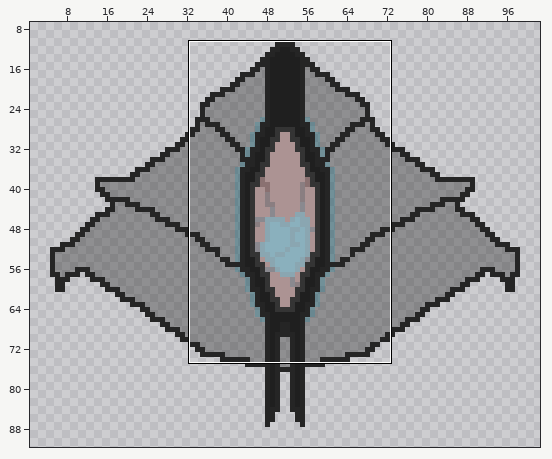
Two states of a pixel-art file, ffegx_sprites/Player Red Core/player_red_core.aseprite. Above, an overview of the earlier version with the close-up marked.
Close-up. Earlier state:
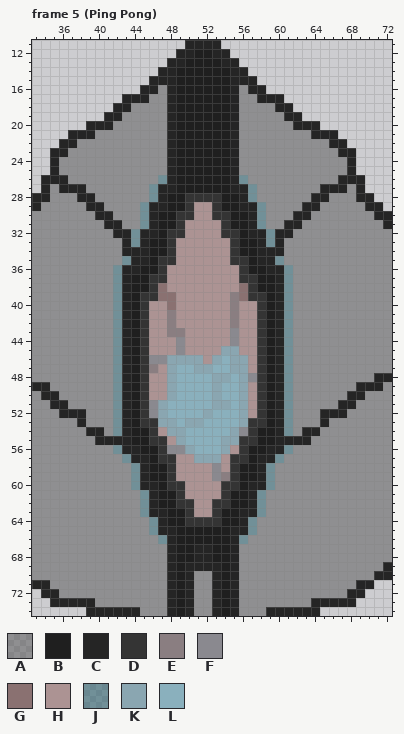
105x130 pixels, 5 frames. Colours within 5 levels of each other are drawn and written as one. Shown: frame 5 (Ping Pong): x 33..72, y 11..74. The wide view leaves out empty margins. The commit also changed other frames or places, which this record leaves out.
Palette (. is transparent): A #0000004d  B #1f1f1f  C #252525  D #343434  E #8a7e81  F #8a898f  G #8a7171  H #ac9393  J #00445372  K #8aa6b1  L #8ab0bd
After the commit:
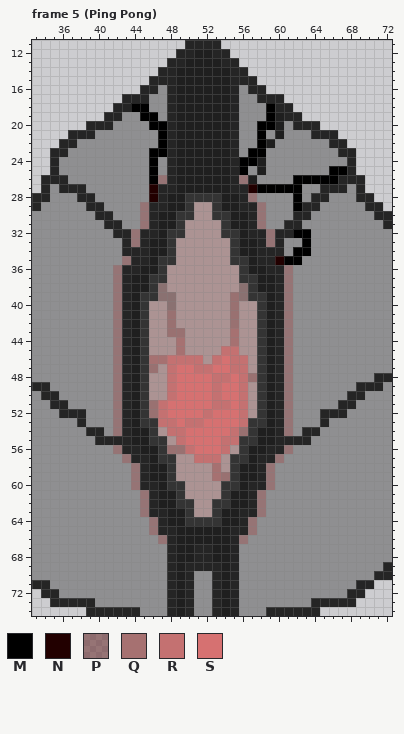
Colours new in this view: M #000000  N #220000  P #4e00006f  Q #a67171  R #c47171  S #d67171
Author's note on the commit: Updated player sprites, readded polarity
Diff:
layer "Group 1/Wires Unmoving" now shown
@@ palette @@
-E #8a7e81
+E #997171
--- frame 5 (Ping Pong), layers "Group 1/Heart", "Group 1/Light", "Group 1/Wires Unmoving"
@@ x 33..72 @@
 17 ..........CCCAACBBBBBBCAACCC............
-18 .........CCAAAACBBBBBBCAAAACC...........
-19 ........CCAAAAACBBBBBBCAAAAACC..........
-20 ......CCCAAAAAACBBBBBBCAAAAAACCC........
-21 ....CCCAAAAAAAACBBBBBBCAAAAAAAACCC......
-22 ...CCAAAAAAAAAACBBBBBBCAAAAAAAAAACC.....
-23 ..CCAAAAAAAAAAACBBBBBBCAAAAAAAAAAACC....
-24 ..CAAAAAAAAAAAACBBBBBBCAAAAAAAAAAAAC....
-25 ..CAAAAAAAAAAAACBBBBBBCAAAAAAAAAAAAC....
-26 .CCCAAAAAAAAAAJCBBBBBBCJAAAAAAAAAACCC...
-27 .CACCCAAAAAAAJCCBBBBBBCCJAAAAAAACCCAC...
-28 CCAAACCAAAAAAJCBBDDDDBBCJAAAAAACCAAACC..
-29 CAAAAACCAAAAJCCBBDHHDBBCCJAAAACCAAAAACC.
-30 AAAAAAACCAAAJCBBDDHHDDBBCJAAACCAAAAAAACC
-31 AAAAAAAACCAAJCBBDHHHHDBBCJAACCAAAAAAAAAC
-32 AAAAAAAAACCJCCBDDHHHHDDBCCJCCAAAAAAAAAAA
-33 AAAAAAAAAACJCBBDHHHHHHDBBCJCAAAAAAAAAAAA
-34 AAAAAAAAAACCCBBDHHHHHHDBBCCCAAAAAAAAAAAA
-35 AAAAAAAAAAJCCBDDHHHHHHDDBCCJAAAAAAAAAAAA
-36 AAAAAAAAAJCCBBDHHHHHHHHDBBCCJAAAAAAAAAAA
-37 AAAAAAAAAJCBBDDHHHHHHHHDDBBCJAAAAAAAAAAA
-38 AAAAAAAAAJCBBDGHHHHHHHHGDBBCJAAAAAAAAAAA
-39 AAAAAAAAAJCBDDGGHHHHHHEGDDBCJAAAAAAAAAAA
-40 AAAAAAAAAJCBDHHGHHHHHHEHHDBCJAAAAAAAAAAA
-41 AAAAAAAAAJCBDHHEHHHHHHEHHDBCJAAAAAAAAAAA
-42 AAAAAAAAAJCBDHHEHHHHHHEHHDBCJAAAAAAAAAAA
-43 AAAAAAAAAJCBDHHEEHHHHHFHHDBCJAAAAAAAAAAA
-44 AAAAAAAAAJCBDHHHFHHHHHFHHDBCJAAAAAAAAAAA
-45 AAAAAAAAAJCBDHHHFHHHHKKHHDBCJAAAAAAAAAAA
-46 AAAAAAAAAJCBDFFKKKKHKLKKHDBCJAAAAAAAAAAA
-47 AAAAAAAAAJCBDEHKLLKKLLKKHDBCJAAAAAAAAAAA
-48 AAAAAAAAAJCBDHHKLLLLKKLKFDBCJAAAAAAAAACC
-49 CCAAAAAAAJCBDHHKLLLLKLLKHDBCJAAAAAAACCCA
-50 ACCAAAAAAJCBDHHKLLLLKLLKHDBCJAAAAAACCAAA
-51 AACCAAAAAJCBDFKLLLLLKKLKHDBCJAAAAACCAAAA
-52 AAACCCAAAJCBDFKLLLLKLLLKHDBCJAAACCCAAAAA
-53 AAAAACAAAJCBDDKKLKKLLLLKDDBCJAAACAAAAAAA
-54 AAAAAACCAJCBBDHKKLLLLLKFDBBCJACCAAAAAAAA
-55 AAAAAAACCCCBBDDHKLLLLKKDDBBCCCCAAAAAAAAA
-56 AAAAAAAAAJCCBBDFFKLLLKHDBBCCJAAAAAAAAAAA
-57 AAAAAAAAAAJCCBDDHHKKKHDDBCCJAAAAAAAAAAAA
-58 AAAAAAAAAAAJCBBDHHHHFHDBBCJAAAAAAAAAAAAA
-59 AAAAAAAAAAAJCBBDHHHHFEDBBCJAAAAAAAAAAAAA
-60 AAAAAAAAAAAJCCBDDHHHHDDBCCJAAAAAAAAAAAAA
-61 AAAAAAAAAAAAJCBBDHHHHDBBCJAAAAAAAAAAAAAA
-62 AAAAAAAAAAAAJCBBDDHHDDBBCJAAAAAAAAAAAAAA
-63 AAAAAAAAAAAAJCCBBDHHDBBCCJAAAAAAAAAAAAAA
-64 AAAAAAAAAAAAAJCBBDDDDBBCJAAAAAAAAAAAAAAA
-65 AAAAAAAAAAAAAJCCBBBBBBCCJAAAAAAAAAAAAAAA
-66 AAAAAAAAAAAAAAJCBBBBBBCJAAAAAAAAAAAAAAAA
+18 .........CCMMAACBBBBBBCAAAMCC...........
+19 ........CCAAMMACBBBBBBCAAAMBCC..........
+20 ......CCCAAAAMMCBBBBBBCAAMMBACCC........
+21 ....CCCAAAAAAAMCBBBBBBCAAMABAAACCC......
+22 ...CCAAAAAAAAAMCBBBBBBCAAMBAAAAAACC.....
+23 ..CCAAAAAAAAAMMCBBBBBBCAMMAAAAAAAACC....
+24 ..CAAAAAAAAAAMACBBBBBBCMMBAAAAAAAAAC....
+25 ..CAAAAAAAAAAMACBBBBBBCMABAAAAAAAMMC....
+26 .CCCAAAAAAAAAMPCBBBBBBCPBAAAAMMMMMCCC...
+27 .CACCCAAAAAAANCCBBBBBBCCNMMMMMAACCCAC...
+28 CCAAACCAAAAAANCBBDDDDBBCPAAAAMACCAAACC..
+29 CAAAAACCAAAAPCCBBDHHDBBCCPAAAMCCAAAAACC.
+30 AAAAAAACCAAAPCBBDDHHDDBBCPAAACCAAAAAAACC
+31 AAAAAAAACCAAPCBBDHHHHDBBCPAACCAAAAAAAAAC
+32 AAAAAAAAACCPCCBDDHHHHDDBCCPCCMMAAAAAAAAA
+33 AAAAAAAAAACPCBBDHHHHHHDBBCPCAAMAAAAAAAAA
+34 AAAAAAAAAACCCBBDHHHHHHDBBCCCAMMAAAAAAAAA
+35 AAAAAAAAAAPCCBDDHHHHHHDDBCCNMMAAAAAAAAAA
+36 AAAAAAAAAPCCBBDHHHHHHHHDBBCCPAAAAAAAAAAA
+37 AAAAAAAAAPCBBDDHHHHHHHHDDBBCPAAAAAAAAAAA
+38 AAAAAAAAAPCBBDGHHHHHHHHGDBBCPAAAAAAAAAAA
+39 AAAAAAAAAPCBDDGGHHHHHHEGDDBCPAAAAAAAAAAA
+40 AAAAAAAAAPCBDHHGHHHHHHEHHDBCPAAAAAAAAAAA
+41 AAAAAAAAAPCBDHHEHHHHHHEHHDBCPAAAAAAAAAAA
+42 AAAAAAAAAPCBDHHEHHHHHHEHHDBCPAAAAAAAAAAA
+43 AAAAAAAAAPCBDHHEEHHHHHQHHDBCPAAAAAAAAAAA
+44 AAAAAAAAAPCBDHHHQHHHHHQHHDBCPAAAAAAAAAAA
+45 AAAAAAAAAPCBDHHHQHHHHRRHHDBCPAAAAAAAAAAA
+46 AAAAAAAAAPCBDQQRRRRHRSRRHDBCPAAAAAAAAAAA
+47 AAAAAAAAAPCBDEHRSSRRSSRRHDBCPAAAAAAAAAAA
+48 AAAAAAAAAPCBDHHRSSSSRRSREDBCPAAAAAAAAACC
+49 CCAAAAAAAPCBDHHRSSSSRSSRHDBCPAAAAAAACCCA
+50 ACCAAAAAAPCBDHHRSSSSRSSRHDBCPAAAAAACCAAA
+51 AACCAAAAAPCBDERSSSSSRRSRHDBCPAAAAACCAAAA
+52 AAACCCAAAPCBDERSSSSRSSSRHDBCPAAACCCAAAAA
+53 AAAAACAAAPCBDDRRSRRSSSSRDDBCPAAACAAAAAAA
+54 AAAAAACCAPCBBDHRRSSSSSREDBBCPACCAAAAAAAA
+55 AAAAAAACCCCBBDDHRSSSSRRDDBBCCCCAAAAAAAAA
+56 AAAAAAAAAPCCBBDEERSSSRHDBBCCPAAAAAAAAAAA
+57 AAAAAAAAAAPCCBDDHHRRRHDDBCCPAAAAAAAAAAAA
+58 AAAAAAAAAAAPCBBDHHHHQHDBBCPAAAAAAAAAAAAA
+59 AAAAAAAAAAAPCBBDHHHHQEDBBCPAAAAAAAAAAAAA
+60 AAAAAAAAAAAPCCBDDHHHHDDBCCPAAAAAAAAAAAAA
+61 AAAAAAAAAAAAPCBBDHHHHDBBCPAAAAAAAAAAAAAA
+62 AAAAAAAAAAAAPCBBDDHHDDBBCPAAAAAAAAAAAAAA
+63 AAAAAAAAAAAAPCCBBDHHDBBCCPAAAAAAAAAAAAAA
+64 AAAAAAAAAAAAAPCBBDDDDBBCPAAAAAAAAAAAAAAA
+65 AAAAAAAAAAAAAPCCBBBBBBCCPAAAAAAAAAAAAAAA
+66 AAAAAAAAAAAAAAPCBBBBBBCPAAAAAAAAAAAAAAAA
 67 AAAAAAAAAAAAAAACBBCCBBCAAAAAAAAAAAAAAAAA
